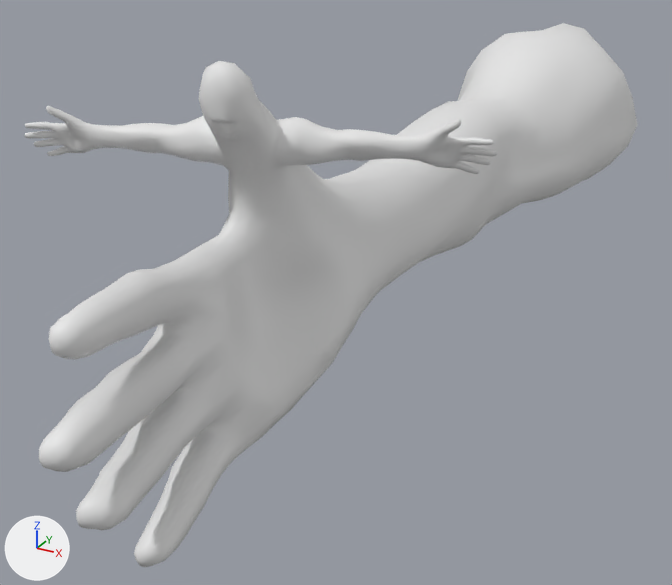
A saved change to the FBX model Assets/Models/ThumbFighter/ThumbPolished.fbx.
The view is the same before and after, from a 50 mm lens placed at (3.05, -10.71, 2.49), pointed at (-0.3, -4.61, -0.56). The axes (+X, +Y, +Z) are drawn at lower left. The lights are the same throughout. Where no turn or scale is listed for an object, it has been applied to the vertices.

Names of what the first picture shows: 'ThumbFighterModel'.
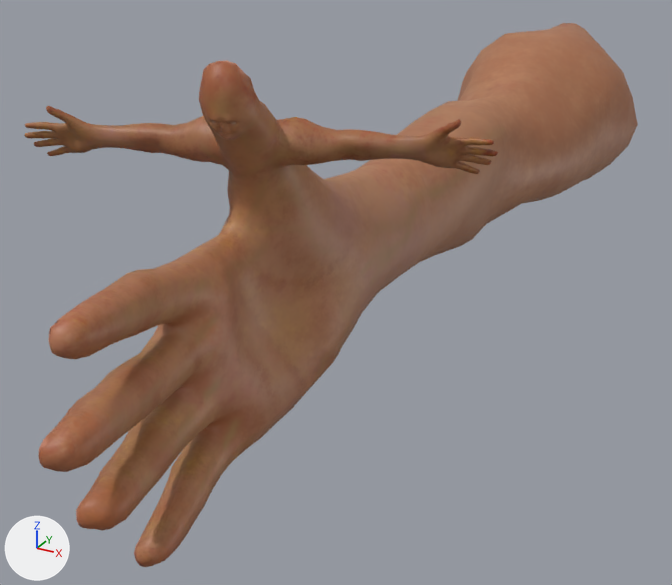
Changed parts and their boxes [x1, y1, x2, y2] in the pictures (672 x 585 px):
'ThumbFighterModel', surface changed (grey to brown)
    both: [24, 23, 638, 567]

The edits, one by one:
Picture 'ThumbFighter_Material.002_BaseColor.png' (img_thumbfighter_material_002_basecolor_png) is new.
In material 'Material.002' (mat_material_002), base_color is no longer (0.8, 0.8, 0.8), white #e7e7e7.
In material 'Material.002' (mat_material_002), texture is now set to img_thumbfighter_material_002_basecolor_png.
